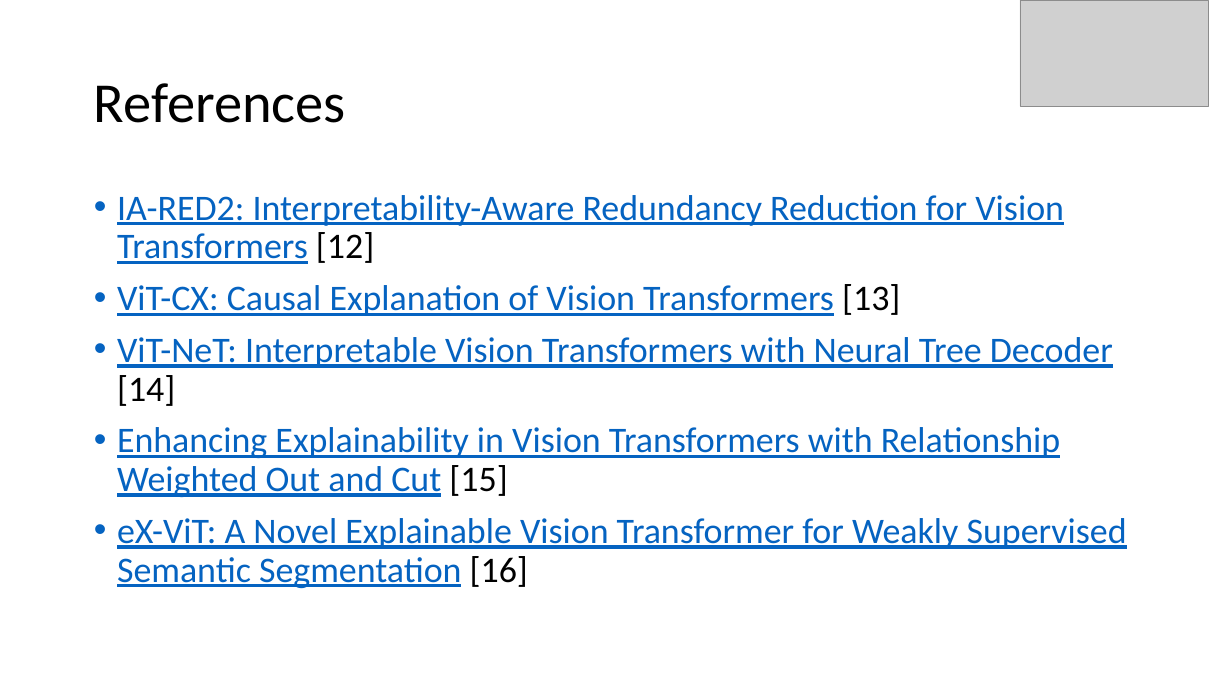
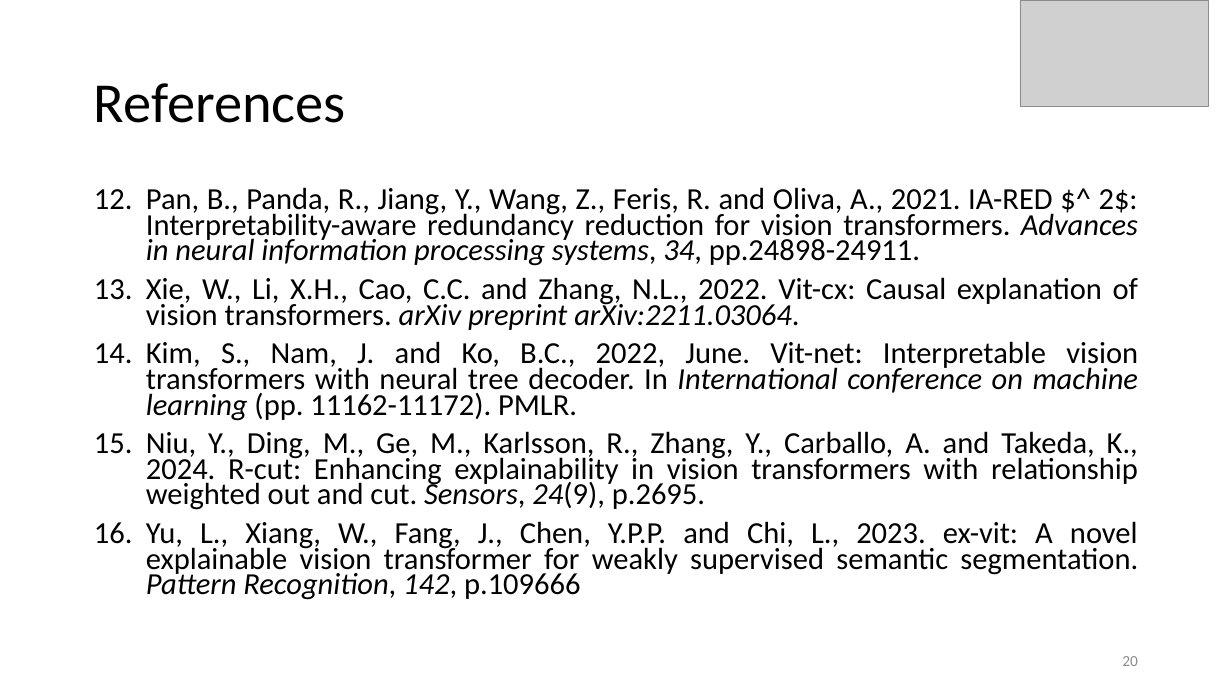
Before and after one commit to Harshtherocking/xai-honors, a slide deck: slide 20 of ref/review.pptx (slide 14 before the commit). Drawn at 1232x693 pixels with LibreOffice and Linux fonts; fonts in the diff are those of the drawing; grey boxes stand for pictures. Boxes give left, top, right and bottom in pixels: in the first picture for what was removed or moved away, otherwise in the second. Text is boxed around its words. In the diff, an @@ line names an element or a change of style, - is before the commit and + after.

```diff
--- a/ref/review.pptx
+++ b/ref/review.pptx
@@ text at bbox=[146, 187, 1138, 600]: text changed; size 28 to 23.8 pt; text colour #0563C1 to #000000 @@
-• IA-RED2: Interpretability-Aware Redundancy Reduction for Vision Transformers [12]
-• ViT-CX: Causal Explanation of Vision Transformers [13]
-• ViT-NeT: Interpretable Vision Transformers with Neural Tree Decoder [14]
-• Enhancing Explainability in Vision Transformers with Relationship Weighted Out and Cut [15]
-• eX-ViT: A Novel Explainable Vision Transformer for Weakly Supervised Semantic Segmentation [16]
+12. Pan, B., Panda, R., Jiang, Y., Wang, Z., Feris, R. and Oliva, A., 2021. IA-RED $^ 2$: Interpretability-aware redundancy reduction for vision transformers. Advances in neural information processing systems, 34, pp.24898-24911.
+13. Xie, W., Li, X.H., Cao, C.C. and Zhang, N.L., 2022. Vit-cx: Causal explanation of vision transformers. arXiv preprint arXiv:2211.03064.
+14. Kim, S., Nam, J. and Ko, B.C., 2022, June. Vit-net: Interpretable vision transformers with neural tree decoder. In International conference on machine learning (pp. 11162-11172). PMLR.
+15. Niu, Y., Ding, M., Ge, M., Karlsson, R., Zhang, Y., Carballo, A. and Takeda, K., 2024. R-cut: Enhancing explainability in vision transformers with relationship weighted out and cut. Sensors, 24(9), p.2695.
+16. Yu, L., Xiang, W., Fang, J., Chen, Y.P.P. and Chi, L., 2023. ex-vit: A novel explainable vision transformer for weakly supervised semantic segmentation. Pattern Recognition, 142, p.109666
@@ page number added at bbox=[1122, 656, 1138, 666], 12 pt, text #8C8C8C @@
+20
```
Also in this commit, not shown: 14 other slides changed, 8 slides added, 2 other files.
